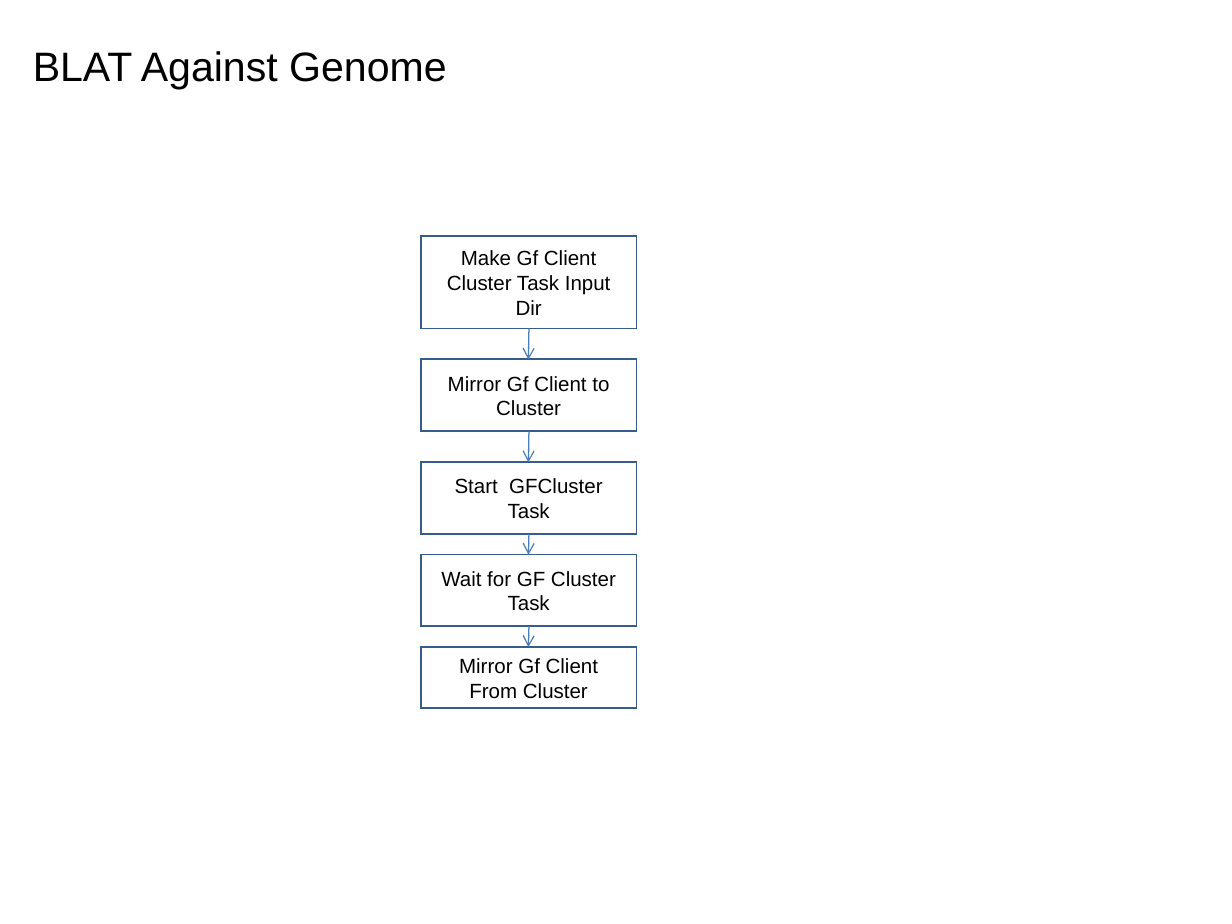
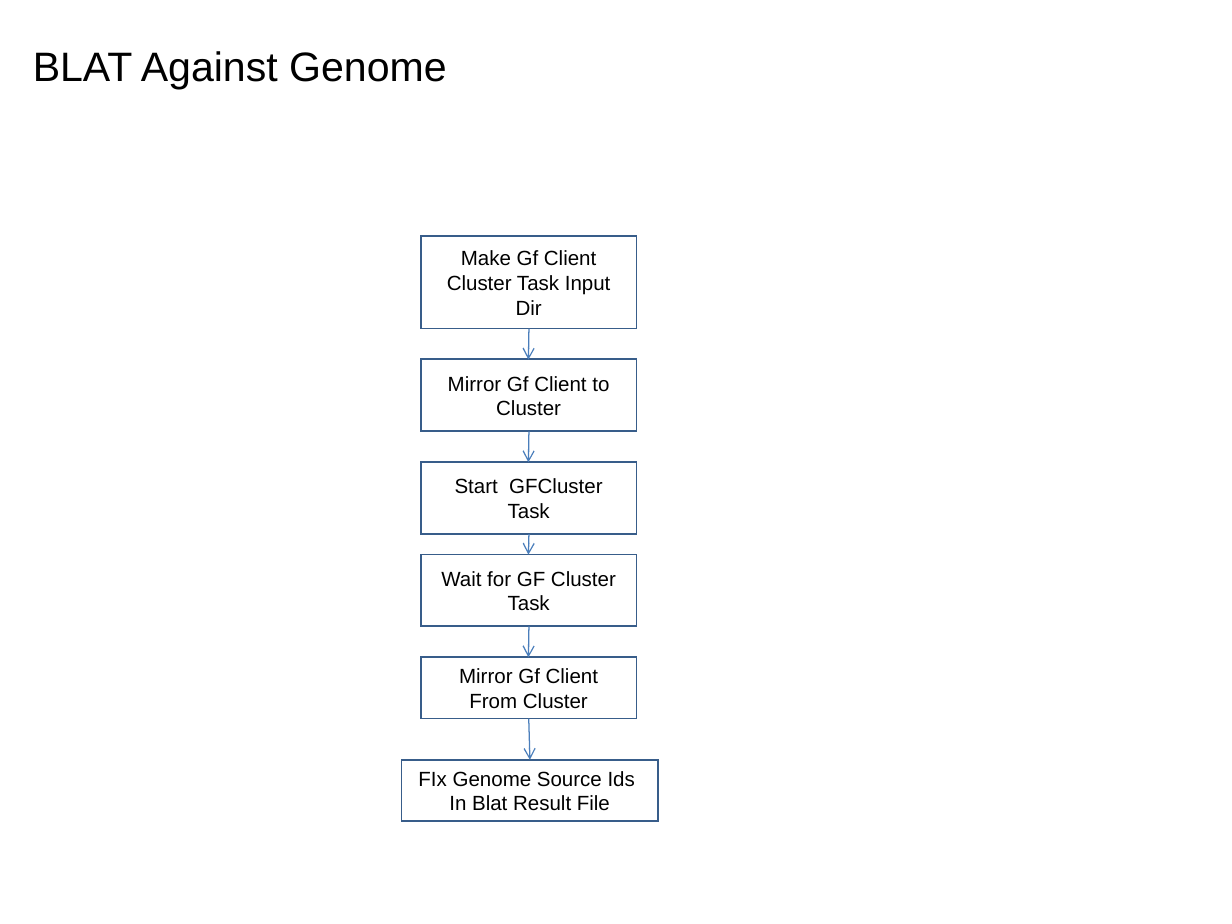
Before and after one commit to VEuPathDB/ApiCommonWorkflow, a slide deck: slide 61 of Main/doc/IntegratedWorkflow.ppt. Drawn at 1232x924 pixels with LibreOffice and Linux fonts; fonts in the diff are those of the drawing. Boxes give left, top, right and bottom in pixels: in the first picture for what was removed or moved away, otherwise in the second. Text is boxed around its words. In the diff, an @@ line names an element or a change of style, - is before the commit and + after.

Commit message:
add step to fix genome source id in blat result file

```diff
--- a/Main/doc/IntegratedWorkflow.ppt
+++ b/Main/doc/IntegratedWorkflow.ppt
@@ arrow moved from (529, 626) - (529, 647) to (529, 626) - (529, 658) @@
@@ rectangle "Mirror Gf Client From Cluster": place and size @@
-rectangle "Mirror Gf Client From Cluster" at (421, 647, 637, 708)
+rectangle "Mirror Gf Client From Cluster" at (421, 657, 637, 718)
@@ arrow added from (529, 718) to (530, 760), #4A7EBB 0.74 pt @@
@@ rectangle added at (402, 760, 658, 822), outline #385D8A 0.99 pt, 12 pt, text #000000 @@
+FIx Genome Source Ids
+In Blat Result File
```
Also in this commit, not shown: 1 other slide changed.
